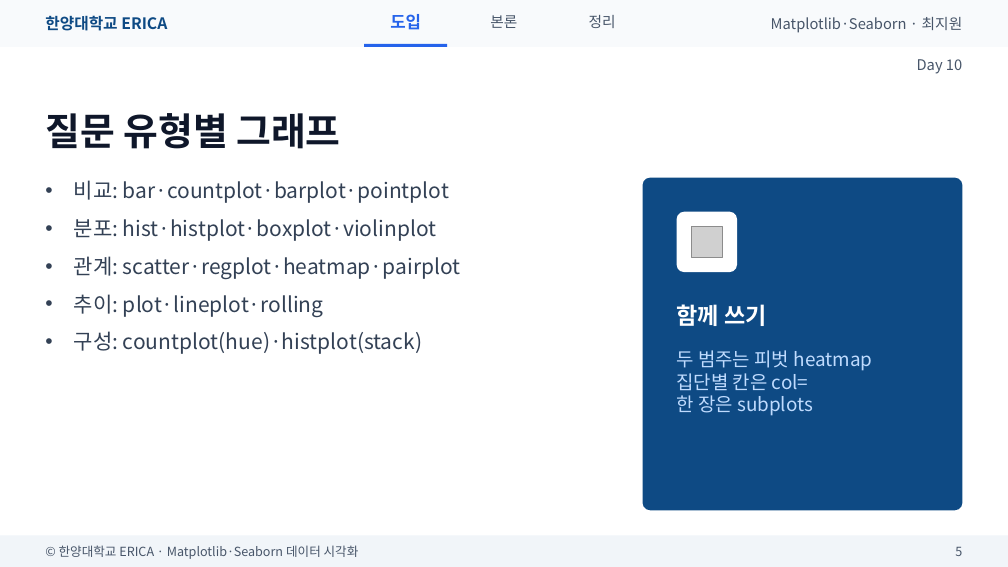
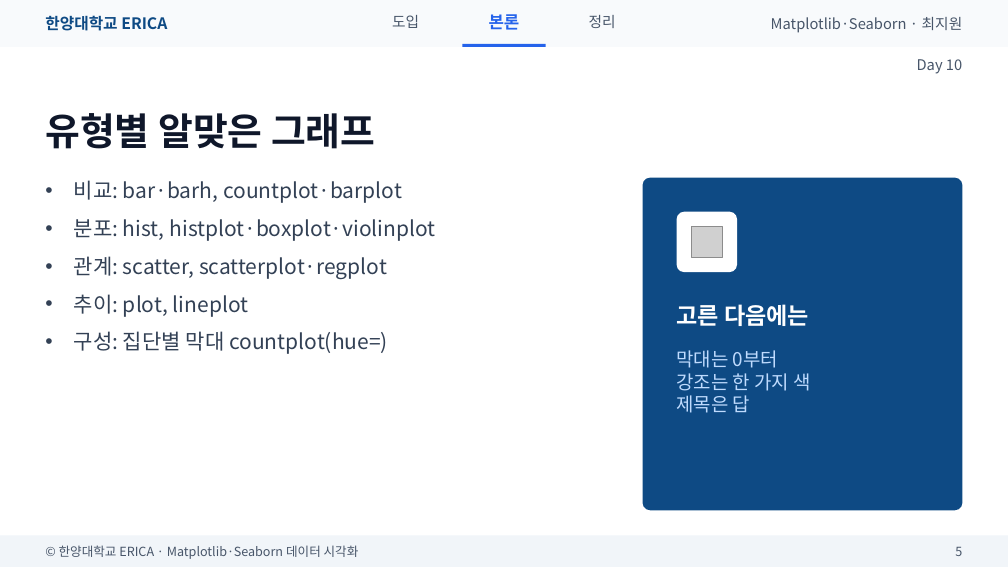
Before and after one commit to wonguwon/generate_lesson, a slide deck: slide 5 of materials/matplotlib-seaborn/ppt/Day10/Day10_미니프로젝트.pptx. Drawn at 1008x567 pixels with LibreOffice and Linux fonts; fonts in the diff are those of the drawing; grey boxes stand for pictures. Boxes give left, top, right and bottom in pixels: in the first picture for what was removed or moved away, otherwise in the second. Text is boxed around its words. In the diff, an @@ line names an element or a change of style, - is before the commit and + after.

```diff
--- a/materials/matplotlib-seaborn/ppt/Day10/Day10_미니프로젝트.pptx
+++ b/materials/matplotlib-seaborn/ppt/Day10/Day10_미니프로젝트.pptx
@@ text "도입" at (392, 15, 419, 28): size 16 to 14 pt, text colour #2563EB to #475569, bold off @@
@@ text "본론" at (489, 14, 520, 30): size 14 to 16 pt, text colour #475569 to #2563EB, bold on @@
@@ rectangle: place and size @@
-rectangle at (364, 44, 448, 47)
+rectangle at (463, 44, 546, 47)
@@ title at (45, 113, 375, 149): text changed @@
-질문 유형별 그래프
+유형별 알맞은 그래프
@@ text at (74, 180, 436, 354): text changed @@
-• 비교: bar·countplot·barplot·pointplot
-• 분포: hist·histplot·boxplot·violinplot
-• 관계: scatter·regplot·heatmap·pairplot
-• 추이: plot·lineplot·rolling
-• 구성: countplot(hue)·histplot(stack)
+• 비교: bar·barh, countplot·barplot
+• 분포: hist, histplot·boxplot·violinplot
+• 관계: scatter, scatterplot·regplot
+• 추이: plot, lineplot
+• 구성: 집단별 막대 countplot(hue=)
@@ text at (677, 304, 809, 326): text changed @@
-함께 쓰기
+고른 다음에는
@@ text at (677, 350, 811, 413): text changed @@
-두 범주는 피벗 heatmap
-집단별 칸은 col=
-한 장은 subplots
+막대는 0부터
+강조는 한 가지 색
+제목은 답
```
Also in this commit, not shown: 13 other slides changed, 1 slide added, 4 slides removed, 3 other files.
